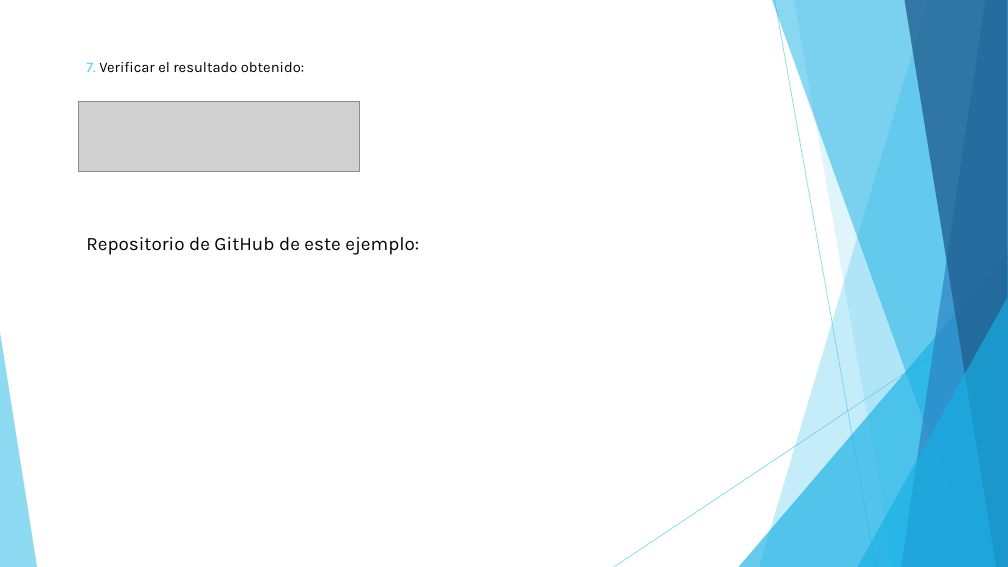
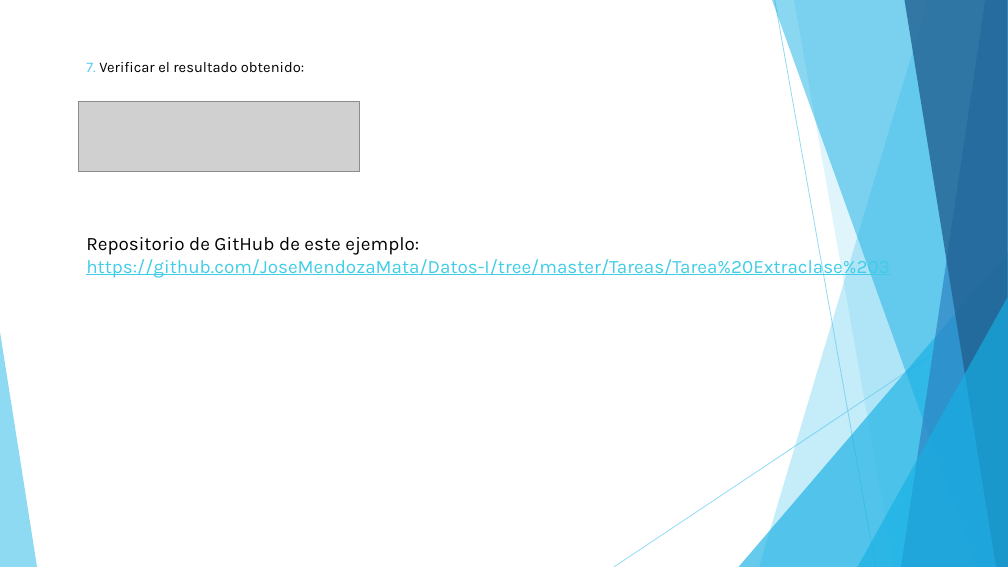
Before and after one commit to JoseMendozaMata/Datos-I, a slide deck: slide 11 of Tareas/Tarea Extraclase 3/TrabajoDatos.pptx. Drawn at 1008x567 pixels with LibreOffice and Linux fonts; fonts in the diff are those of the drawing; grey boxes stand for pictures. Boxes give left, top, right and bottom in pixels: in the first picture for what was removed or moved away, otherwise in the second. Text is boxed around its words. In the diff, an @@ line names an element or a change of style, - is before the commit and + after.

Commit message:
Actualizacion trabajo 3

```diff
--- a/Tareas/Tarea Extraclase 3/TrabajoDatos.pptx
+++ b/Tareas/Tarea Extraclase 3/TrabajoDatos.pptx
@@ text at <box>86,237,890,279</box>: text changed; text colour #000000 to #3FCDE7 @@
-Repositorio de GitHub de este ejemplo:
+Repositorio de GitHub de este ejemplo: https://github.com/JoseMendozaMata/Datos-I/tree/master/Tareas/Tarea%20Extraclase%203
```
